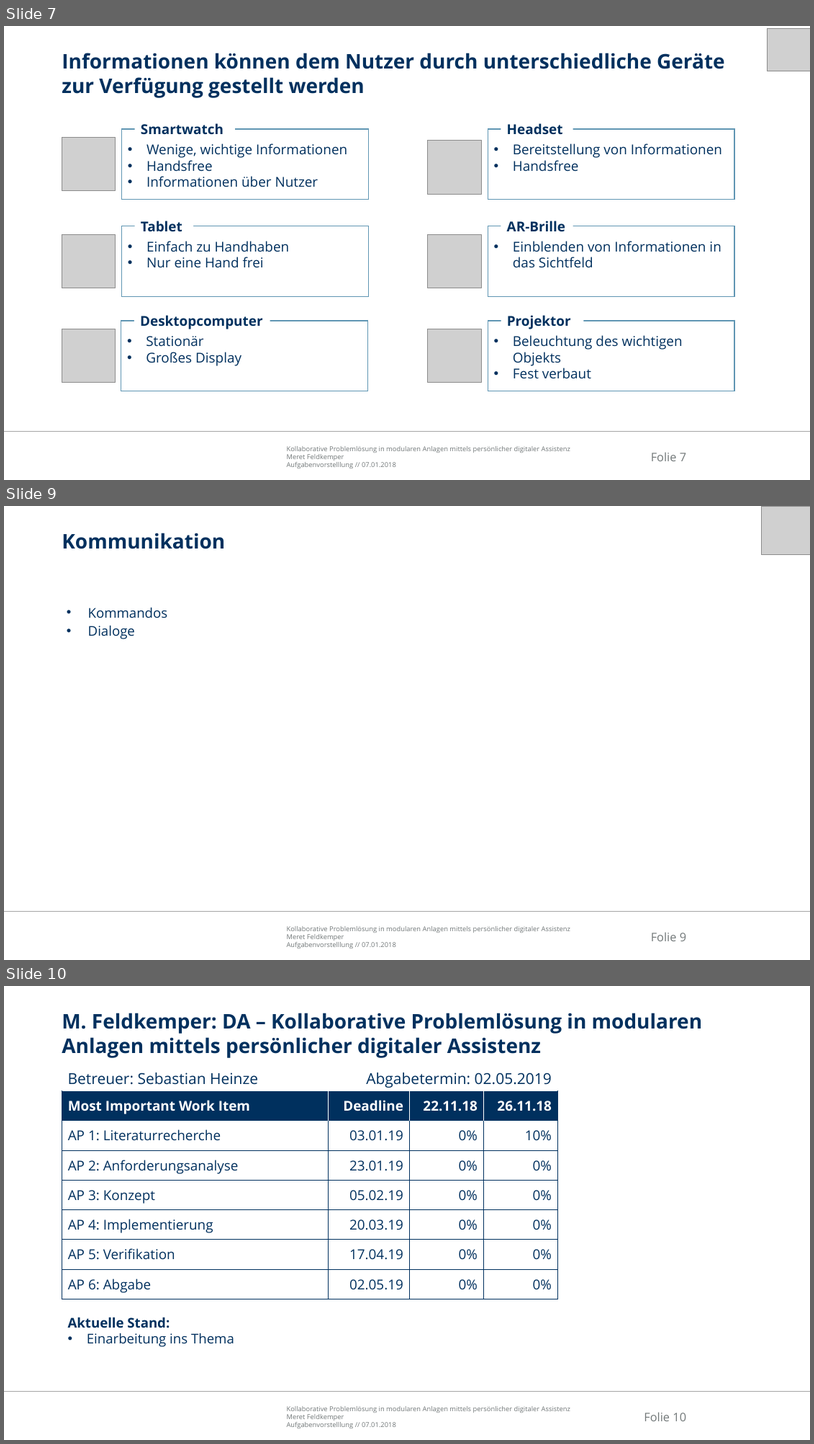
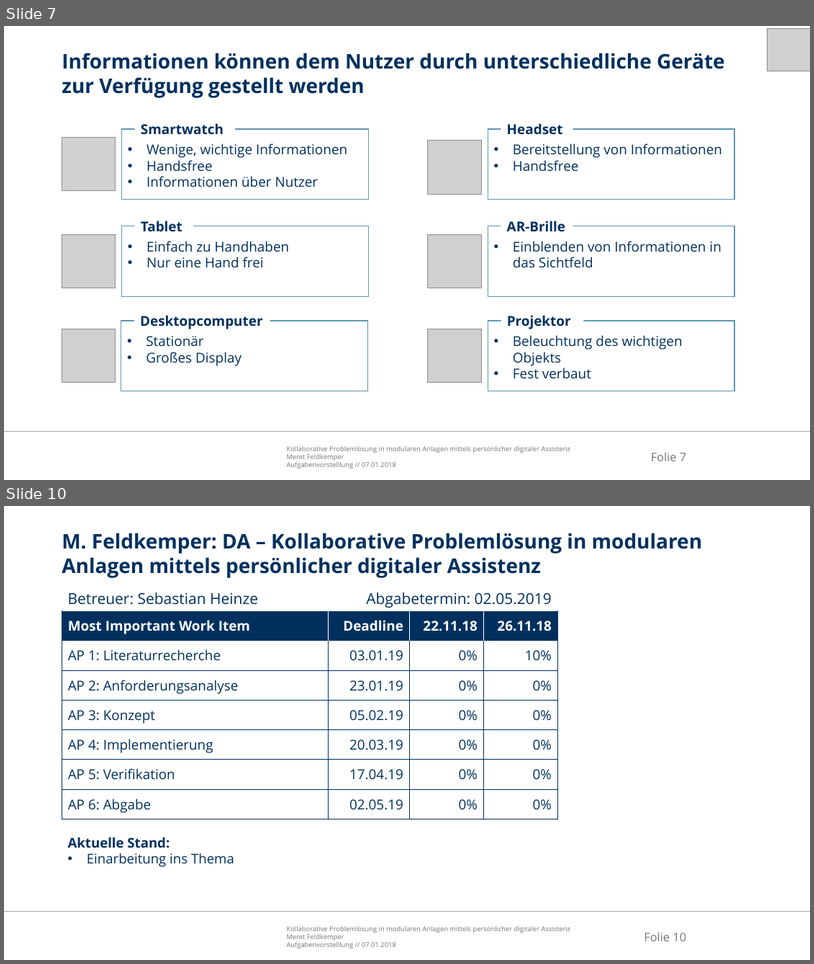
Before and after one commit to Ral3007/Diplomarbeit, a slide deck: Dokumente/Präsentationen/2019-01-07_DA_Feldkemper_Aufgabenvorstellung.pptx. Shown one above the other, each under a label of ours: slides 7, 9 and 10 before the commit, slides 7 and 10 after it; the slides between them are not shown. The pictures are 814x1444 and 814x964 pixels, drawn with LibreOffice and Linux fonts; fonts in the diff are those of the drawing; grey boxes stand for pictures; background and template pictures are left out. Boxes give left, top, right and bottom in pixels: in the first picture for what was removed or moved away, otherwise in the second. Text is boxed around its words. In the diff, an @@ line names an element or a change of style, - is before the commit and + after.

```diff
--- a/Dokumente/Präsentationen/2019-01-07_DA_Feldkemper_Aufgabenvorstellung.pptx
+++ b/Dokumente/Präsentationen/2019-01-07_DA_Feldkemper_Aufgabenvorstellung.pptx
@@ slide 9 removed at <box>4,506,810,960</box>, background #FFFFFF; not listed: 3 template elements that a slide beside it also shows @@
@@ picture removed at <box>762,506,810,555</box> @@
@@ title removed at <box>62,533,225,549</box> @@
-Kommunikation
@@ text removed at <box>88,607,168,639</box> @@
-  • Kommandos
-  • Dialoge
```
Also in this commit, not shown: 1 slide changed, 1 slide added, 16 other files.
